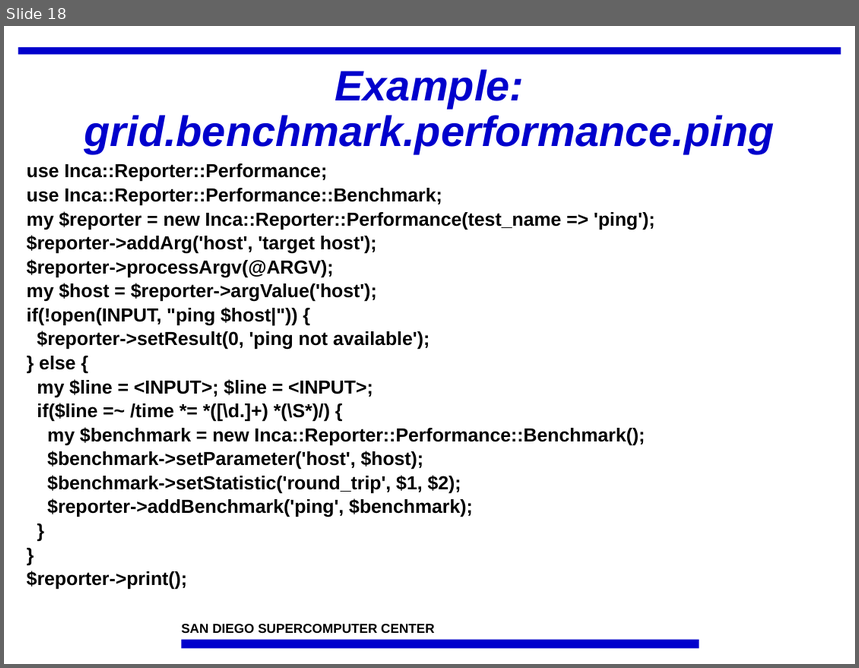
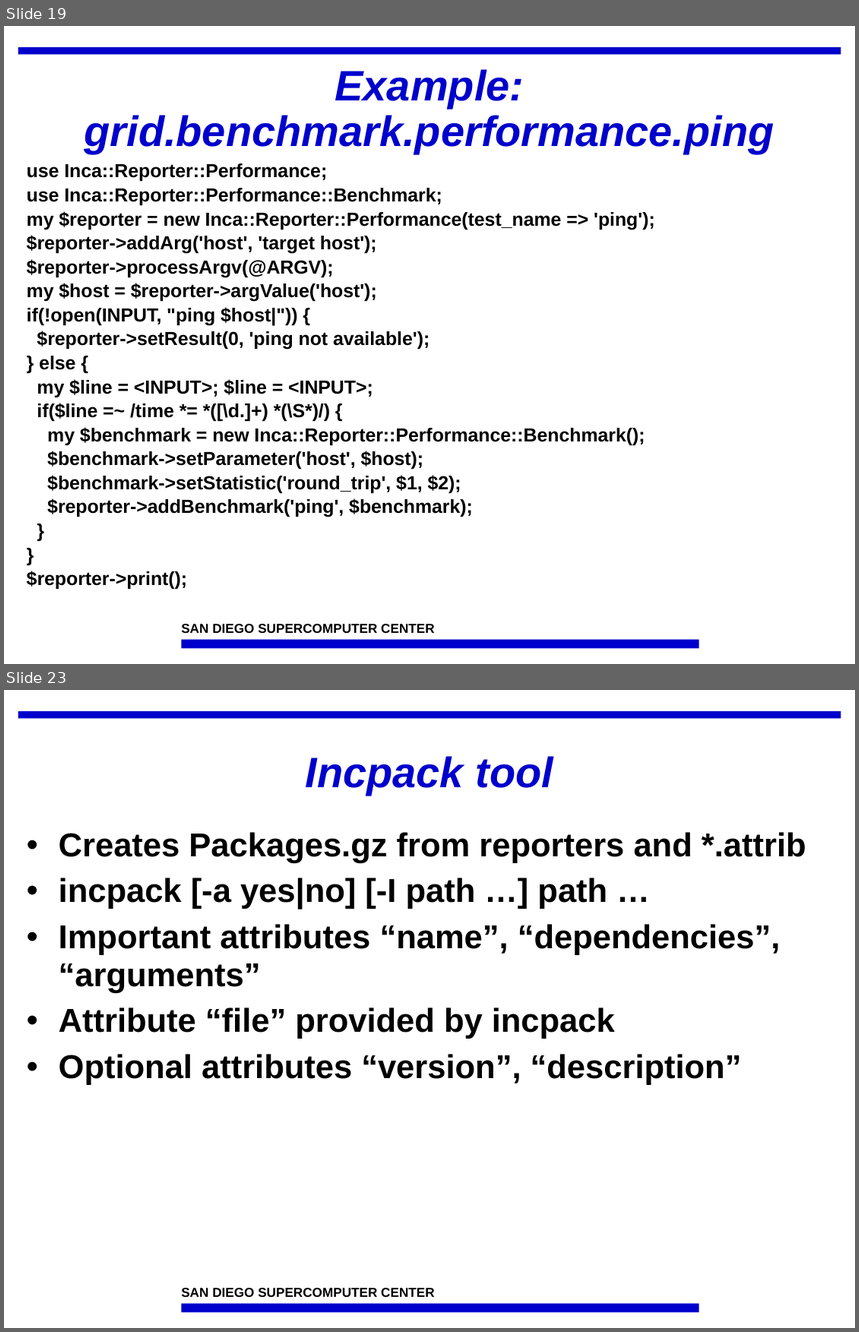
Before and after one commit to IncaProject/inca-xsede, a slide deck: talks/incaReporters.ppt. Shown one above the other, each under a label of ours: slide 18 before the commit, slides 19 and 23 after it; the slides between them are not shown. The pictures are 859x668 and 859x1332 pixels, drawn with LibreOffice and Linux fonts; fonts in the diff are those of the drawing; background and template pictures are left out. Boxes give left, top, right and bottom in pixels: in the first picture for what was removed or moved away, otherwise in the second. Text is boxed around its words. In the diff, an @@ line names an element or a change of style, - is before the commit and + after.

```diff
--- a/talks/incaReporters.ppt
+++ b/talks/incaReporters.ppt
@@ slide 23 added at bbox=[4, 690, 855, 1328], background #FFFFFF; not listed: 3 template elements that a slide beside it also shows @@
@@ title added at bbox=[306, 756, 553, 795], 36 pt, text #0000CC, bold, italic @@
+Incpack tool
@@ text added at bbox=[59, 832, 807, 1085], 28 pt, text #000000, bold @@
+• Creates Packages.gz from reporters and *.attrib
+• incpack [-a yes|no] [-I path …] path …
+• Important attributes “name”, “dependencies”, “arguments”
+• Attribute “file” provided by incpack
+• Optional attributes “version”, “description”
@@ what was slide 18 is now slide 19 @@
```
Also in this commit, not shown: 2 slides changed, 4 other slides added, 1 slide removed.
